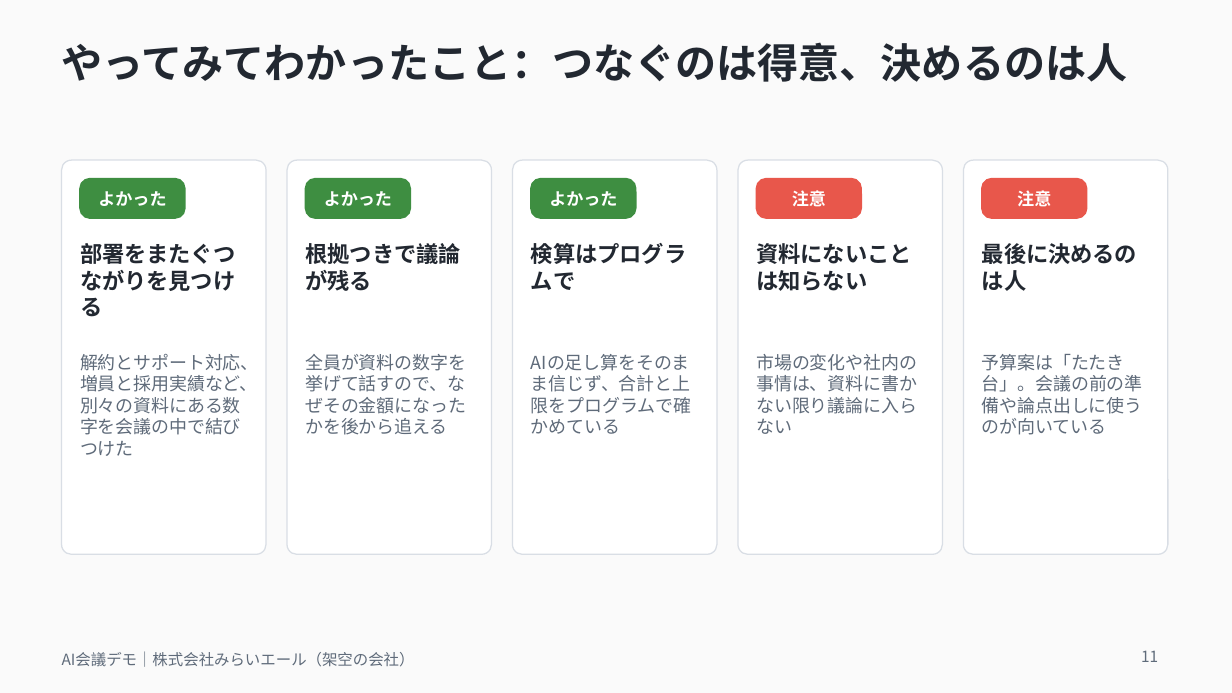
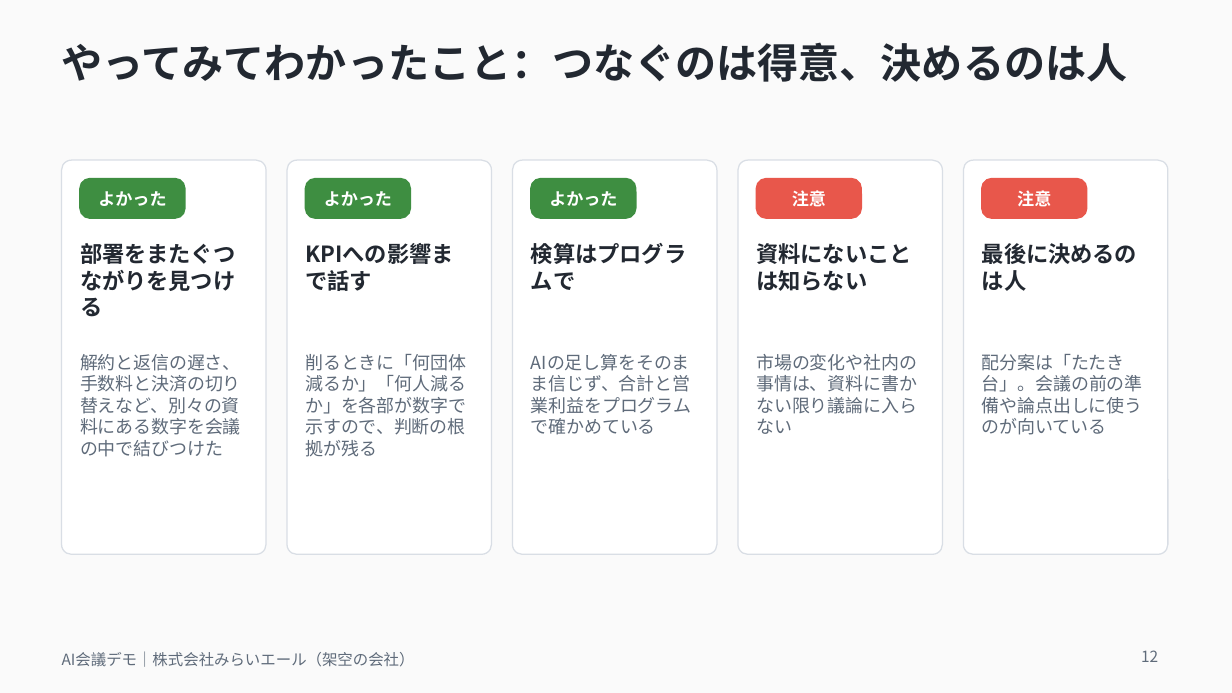
Before and after one commit to michiko3311220-stack/-, a slide deck: slide 12 of ai_meeting/slides/ai_meeting_demo.pptx (slide 11 before the commit). Drawn at 1232x693 pixels with LibreOffice and Linux fonts; fonts in the diff are those of the drawing. Boxes give left, top, right and bottom in pixels: in the first picture for what was removed or moved away, otherwise in the second. Text is boxed around its words. In the diff, an @@ line names an element or a change of style, - is before the commit and + after.

```diff
--- a/ai_meeting/slides/ai_meeting_demo.pptx
+++ b/ai_meeting/slides/ai_meeting_demo.pptx
@@ text at (305,243,460,291): text changed @@
-根拠つきで議論が残る
+KPIへの影響まで話す
@@ text at (80,354,241,457): text changed @@
-解約とサポート対応、増員と採用実績など、別々の資料にある数字を会議の中で結びつけた
+解約と返信の遅さ、手数料と決済の切り替えなど、別々の資料にある数字を会議の中で結びつけた
@@ text at (305,354,466,457): text changed @@
-全員が資料の数字を挙げて話すので、なぜその金額になったかを後から追える
+削るときに「何団体減るか」「何人減るか」を各部が数字で示すので、判断の根拠が残る
@@ text at (982,354,1143,435): text changed @@
-予算案は「たたき台」。会議の前の準備や論点出しに使うのが向いている
+配分案は「たたき台」。会議の前の準備や論点出しに使うのが向いている
@@ text at (531,375,691,435): text changed @@
-AIの足し算をそのまま信じず、合計と上限をプログラムで確かめている
+AIの足し算をそのまま信じず、合計と営業利益をプログラムで確かめている
@@ page number at (1141,650,1158,662): text changed @@
-11
+12
```
Also in this commit, not shown: 10 other slides changed, 2 slides added, 1 slide removed, 14 other files.
